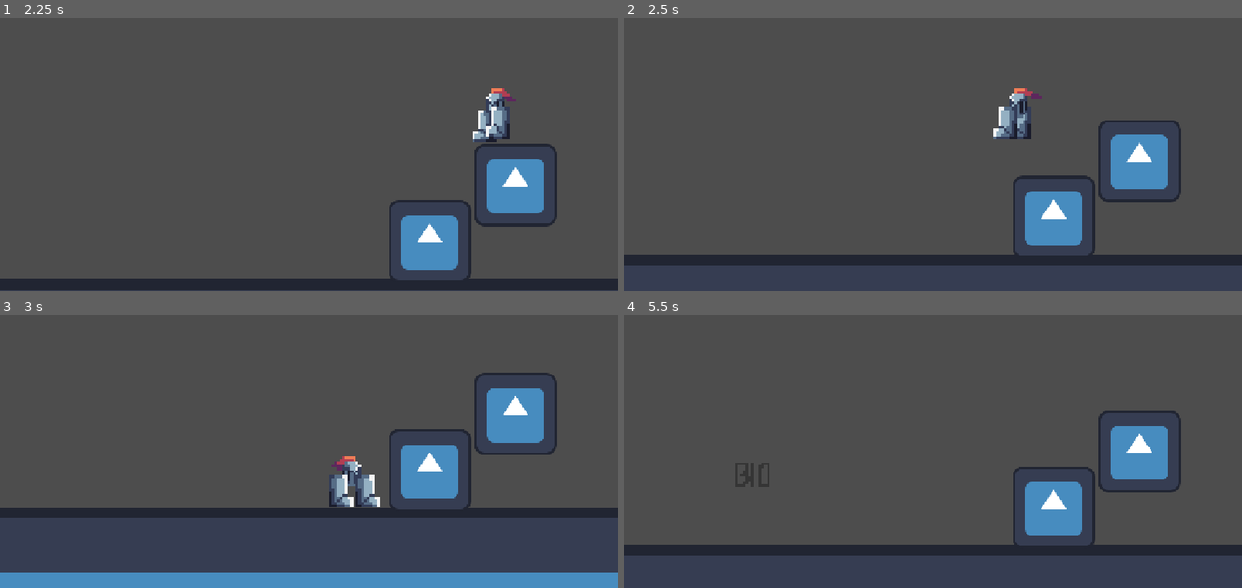
Above: before the commit, frames 1-4 (two rows, left to right).
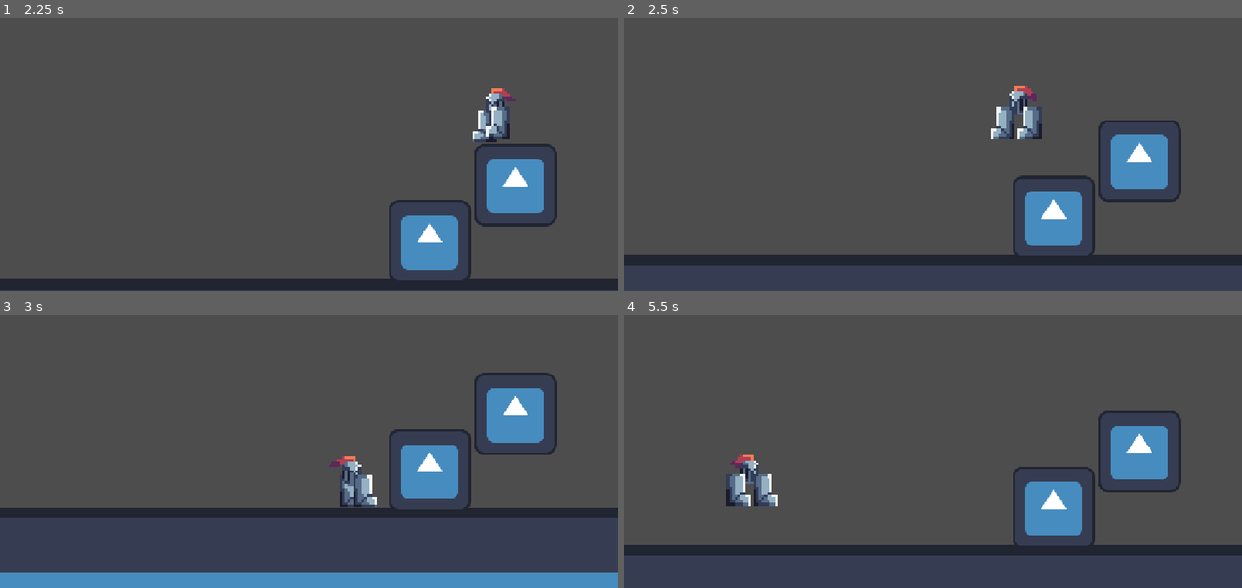
Above: after the commit, the same moments.

Repository: Nukkao/haven-2026
Game: Godot game, scene res://scenes/game.tscn
Two runs of this game, one before a commit and one after it. Both use one fixed random seed, a clock stepped at 60 frames per second and the inputs below. The engine's default icon, where the game draws it, is replaced by a stand-in: a white triangle on a blue panel in a dark square.
Inputs:
- Up to frame 1 (2.25 s): tap Enter (ui_accept) at 0.5, 0.77, 1.52 s; hold Right (ui_right) 0.53-2.03 s; hold Left (ui_left) from 2.03 s (still down)
- Up to frame 2 (2.5 s): keep holding Left (ui_left)
- Up to frame 3 (3 s): release Left (ui_left) at 2.78 s; hold Right (ui_right) from 2.78 s (still down)
- Up to frame 4 (5.5 s): tap Enter (ui_accept) at 3.02, 3.77, 4.52 s; release Right (ui_right) at 4.28 s; hold Left (ui_left) 4.28-5.03 s; hold Right (ui_right) from 5.03 s (still down)

Frame 1 is identical in both runs. In frame 2, 0.8% of the frame differs, in the area x 59-68%, y 24-45%; in frame 3, 0.7%; in frame 4, 1.1%, in the area x 16-25%, y 51-71%.

Commit message:
idle animation linked after backflip ends in air

Diff:
--- a/scenes/player.gd
+++ b/scenes/player.gd
@@ -33,6 +33,9 @@
 			velocity.x = move_toward(velocity.x, 0, SPEED)
 			#play idle animation
 			animated_sprite.play("idle")
+	else:
+		if air_move_timer.is_stopped():
+			animated_sprite.play("idle")
 
 	#flipping sprites for direction
 	if direction > 0:
